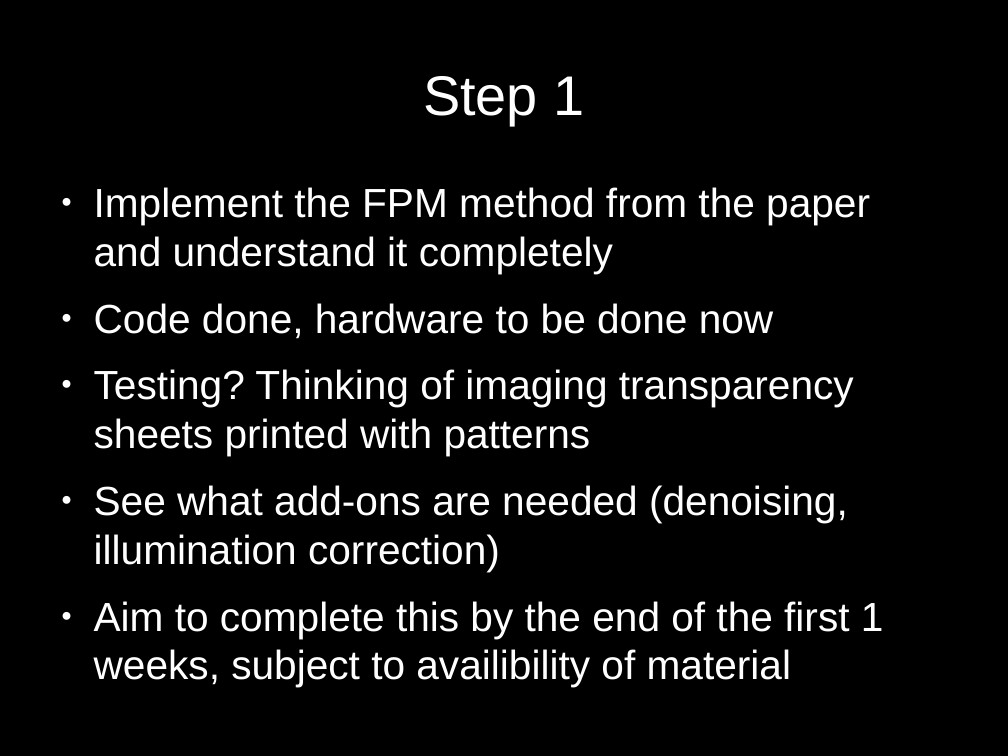
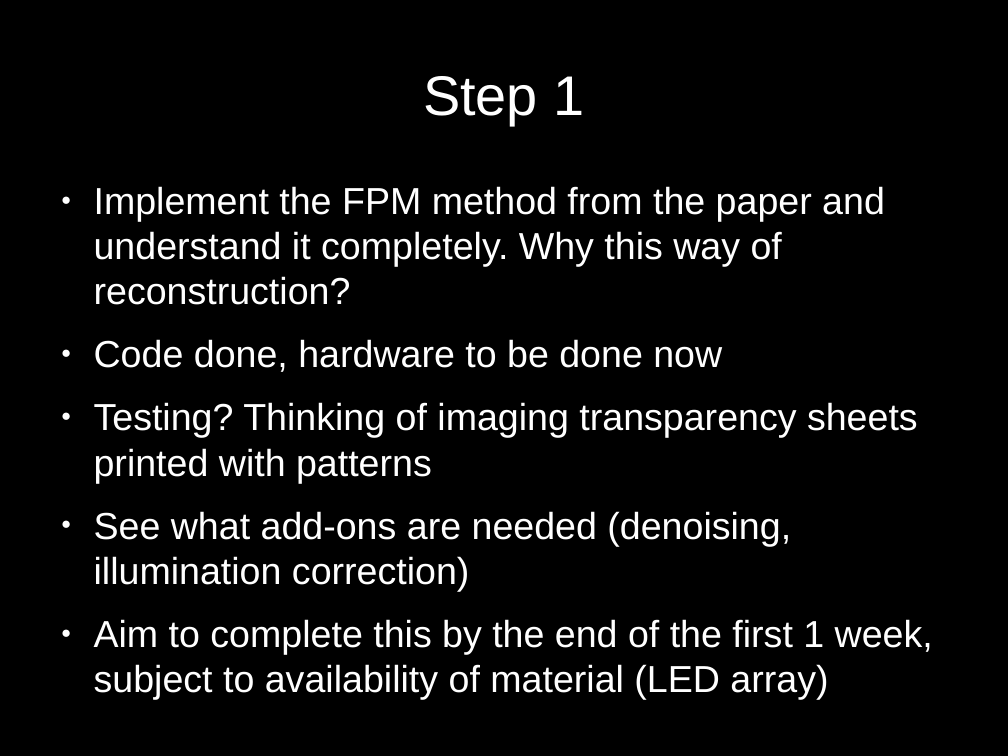
Before and after one commit to alankarkotwal/lvp-imaging, a slide deck: slide 5 of design/1 Approach.odp. Drawn at 1008x756 pixels with LibreOffice and Linux fonts; fonts in the diff are those of the drawing. Boxes give left, top, right and bottom in pixels: in the first picture for what was removed or moved away, otherwise in the second. Text is boxed around its words. In the diff, an @@ line names an element or a change of style, - is before the commit and + after.

```diff
--- a/design/1 Approach.odp
+++ b/design/1 Approach.odp
@@ text at <box>94,186,885,305</box>: text changed; size 32 to 29.6 pt @@
-● Implement the FPM method from the paper and understand it completely
+● Implement the FPM method from the paper and understand it completely. Why this way of reconstruction?
@@ text at <box>94,339,918,591</box>: size 32 to 29.6 pt in "Code done, hardware to be done now", "Testing? Thinking of imaging transparency sheets printed ...", "See what add-ons are needed (denoising, illumination ..." @@
@@ text at <box>94,619,933,699</box>: text changed; size 32 to 29.6 pt @@
-● Aim to complete this by the end of the first 1 weeks, subject to availibility of material
+● Aim to complete this by the end of the first 1 week, subject to availability of material (LED array)
```
Also in this commit, not shown: 2 other slides changed, 3 other files.
